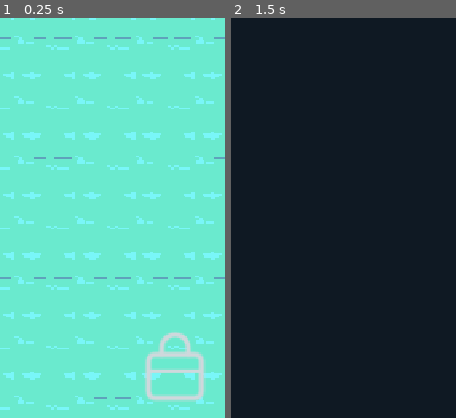
Above: before the commit, frames 1-2 (left to right).
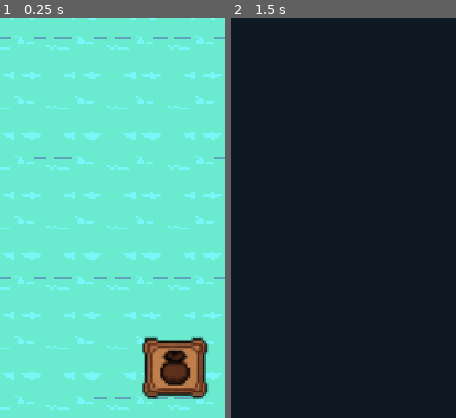
Above: after the commit, the same moments.

Repository: seekermarcel/tacklefish-mvp
Game: Godot game, scene res://scenes/fishing/fishing.tscn
Two runs of this game, one before a commit and one after it. Both use one fixed random seed, a clock stepped at 60 frames per second and the inputs below. This scene is started directly instead of the project's main scene.
Inputs (mouse positions are % of the whole screen's width and height, from its top left):
- Up to frame 1 (0.25 s): no input
- Up to frame 2 (1.5 s): click (11, 94) at 0.5 s; click (89, 94) at 1.25 s
The pictures show only the part of the screen within x 50-100%, y 50-100%; the shares and areas given below are measured in that part.

The runs differ from the first frame. In frame 1, 4.6% of the frame differs, in the area x 63-93%, y 78-96%; in frame 2, nothing differs.

Commit message:
added custom inventory button

Diff:
--- a/frontend/scenes/fishing/fishing.tscn
+++ b/frontend/scenes/fishing/fishing.tscn
@@ -2,7 +2,7 @@
 
 [ext_resource type="Script" path="res://scripts/fishing/fishing.gd" id="1"]
 [ext_resource type="Texture2D" path="res://resources/sprites/ui/icon_market_wood.png" id="2"]
-[ext_resource type="Texture2D" path="res://resources/sprites/ui/icon_inventory.svg" id="3"]
+[ext_resource type="Texture2D" path="res://resources/sprites/ui/icon_inventory_wood.png" id="3"]
 [ext_resource type="Script" path="res://scripts/fishing/fishing_background.gd" id="4"]
 [ext_resource type="Texture2D" path="res://resources/sprites/environment/pond_tileset.png" id="5"]
 [ext_resource type="Texture2D" path="res://resources/sprites/environment/fishing_dock.png" id="6"]
Binary file added: frontend/resources/sprites/ui/icon_inventory_wood.png
Not shown, added: frontend/resources/sprites/ui/icon_inventory_wood.png.import
